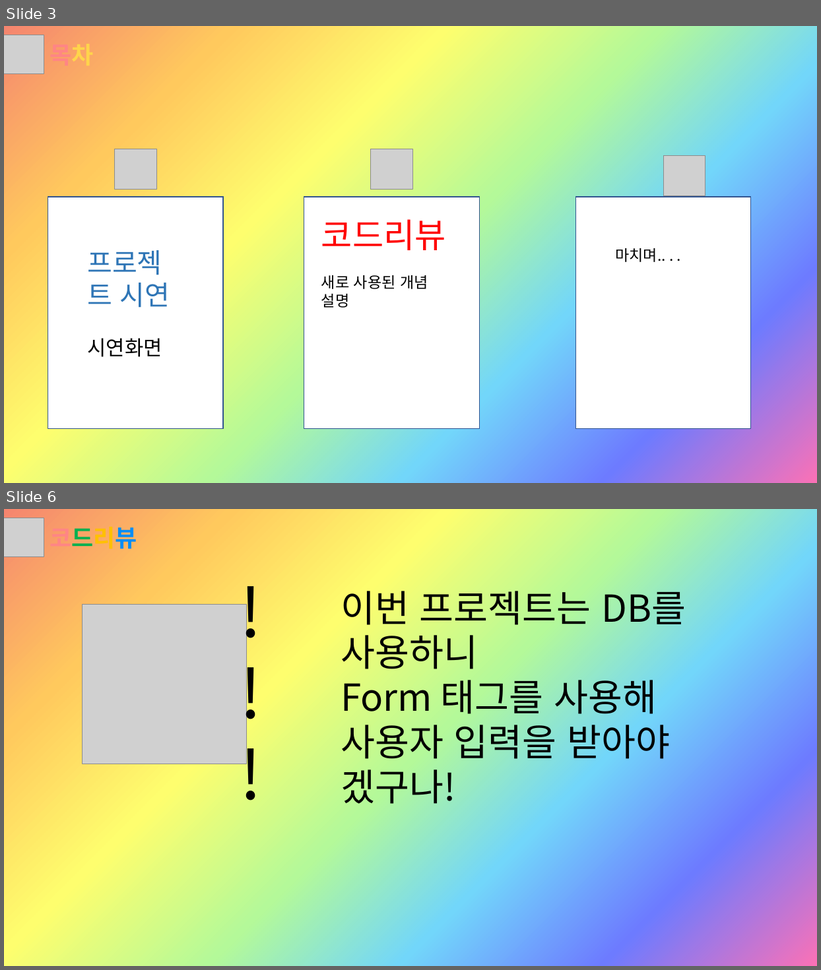
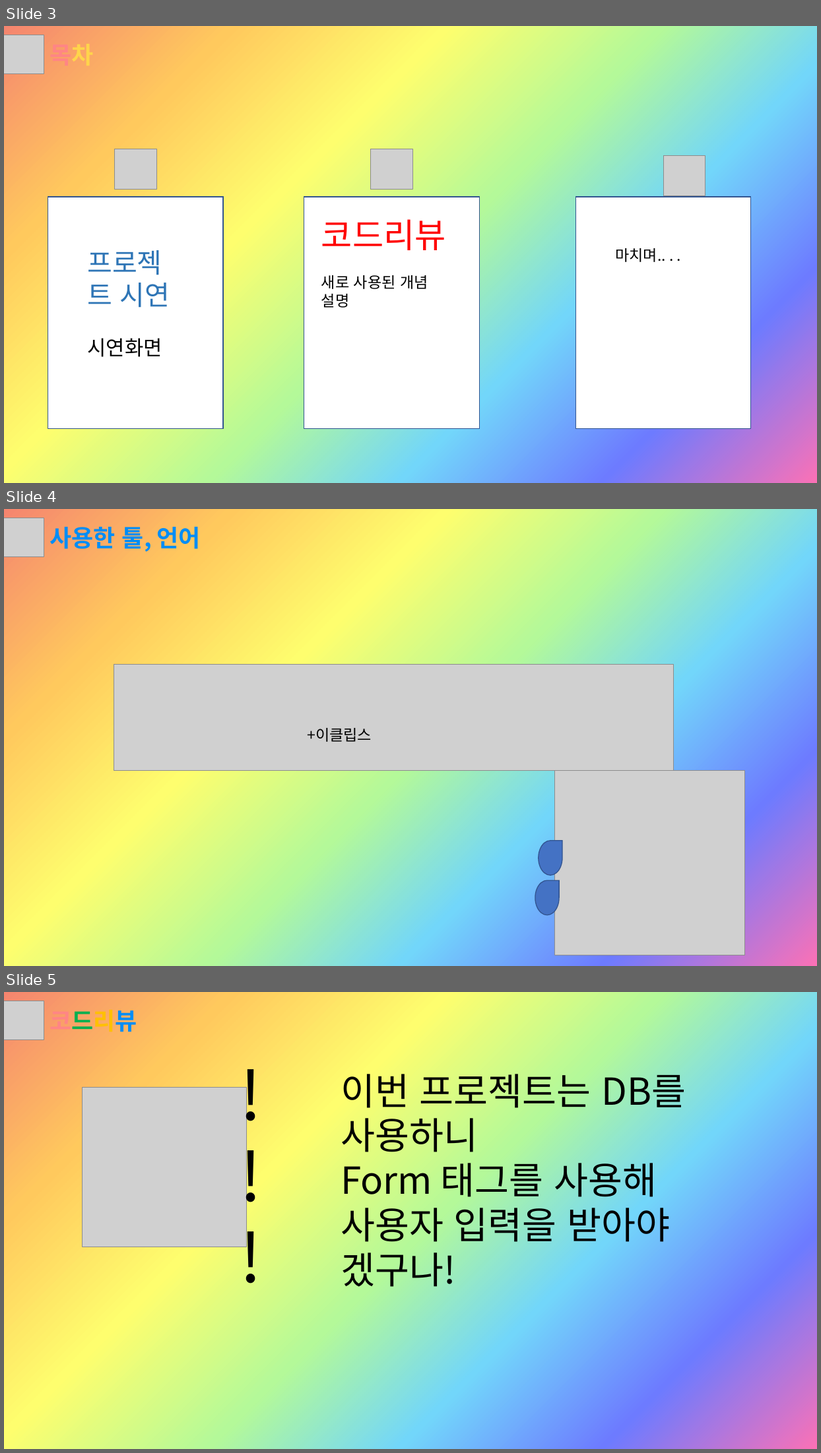
Before and after one commit to Sujin-Lim/DB-Project2, a slide deck: Button.pptx. Shown one above the other, each under a label of ours: slides 3 and 6 before the commit, slides 3, 4 and 5 after it; the slides between them are not shown. The pictures are 821x970 and 821x1453 pixels, drawn with LibreOffice and Linux fonts; fonts in the diff are those of the drawing; grey boxes stand for pictures. Boxes give left, top, right and bottom in pixels: in the first picture for what was removed or moved away, otherwise in the second. Text is boxed around its words. In the diff, an @@ line names an element or a change of style, - is before the commit and + after.

```diff
--- a/Button.pptx
+++ b/Button.pptx
@@ slide 4 added at <box>4,509,817,966</box>, background gradient #F5856F to #FFC95D to #FEFE6E to #B4F999 to #72D6FA to #6D7BFF to #FB71B6 @@
@@ picture added at <box>4,518,44,557</box> @@
@@ text added at <box>50,527,201,552</box>, 28 pt, text #008DF6, bold @@
+사용한 툴, 언어
@@ picture added at <box>114,665,674,770</box> @@
@@ text added at <box>307,728,372,742</box>, 18 pt, text #000000 @@
++이클립스
@@ picture added at <box>555,770,745,956</box> @@
@@ teardrop added at <box>539,841,562,875</box>, fill #4472C4, outline #325491 1 pt @@
@@ teardrop added at <box>535,881,559,916</box>, fill #4472C4, outline #325491 1 pt @@
@@ what was slide 6 is now slide 5 @@
```
Also in this commit, not shown: 9 slides changed, 10 other slides added.
